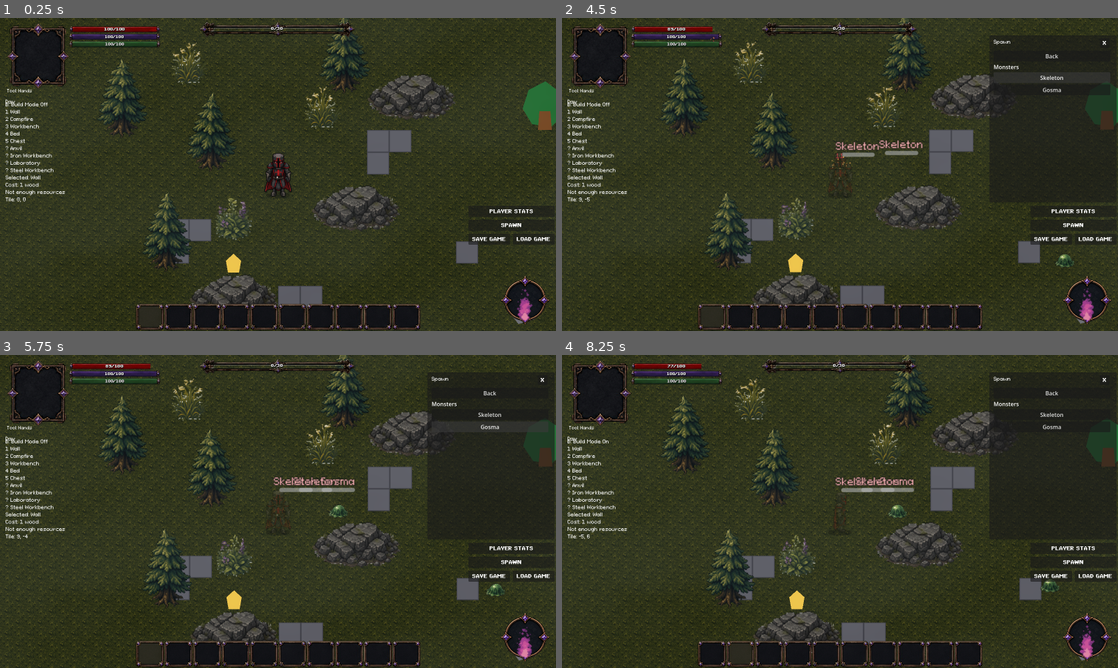
Above: before the commit, frames 1-4 (two rows, left to right).
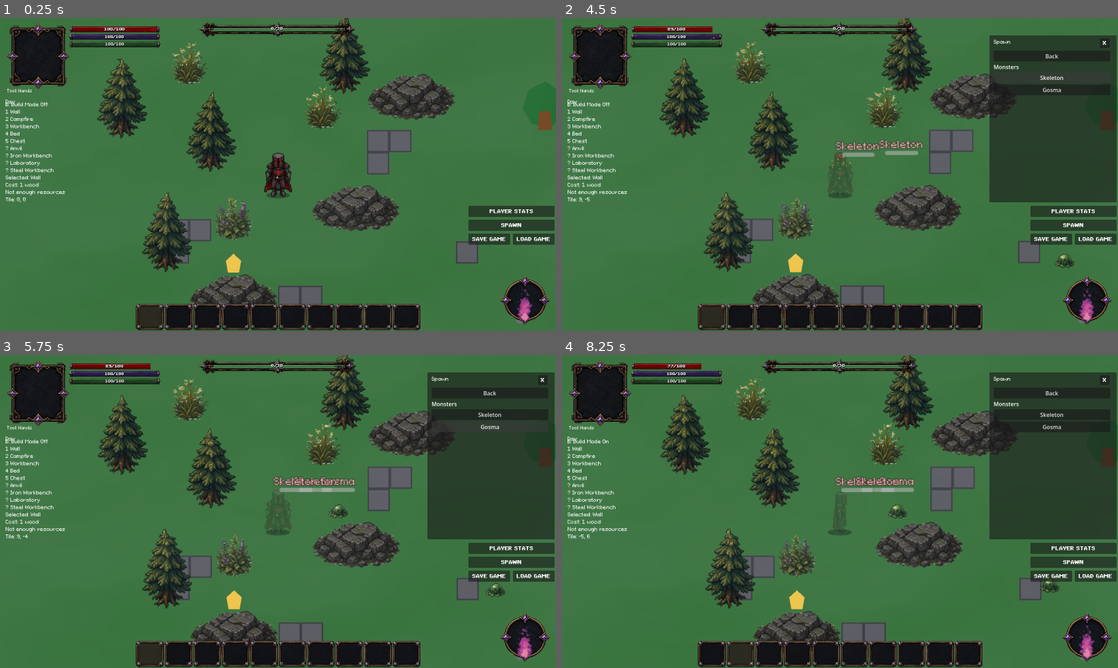
Above: after the commit, the same moments.

Repository: ramonsamagaio/Oathwake-Main
Game: Godot game, scene res://scenes/Main.tscn
Two runs of this game, one before a commit and one after it. Both use one fixed random seed, a clock stepped at 60 frames per second and the inputs below. This scene is started directly instead of the project's main scene.
Inputs (mouse positions are in pixels of both pictures, inside the frame that each line leads up to):
- Up to frame 1 (0.25 s): no input
- Up to frame 2 (4.5 s): click "PLAYER STATS" at 0.5 s; click "APPLY" at 1.25 s; click "SPAWN" at 2 s; click "Natural map spawn" at 2.75 s; click "Monsters" at 3.5 s; click "Skeleton" at 4.25 s
- Up to frame 3 (5.75 s): click "Gosma" at 5 s
- Up to frame 4 (8.25 s): tap Enter at 5.75 s; move the mouse to (962, 495) at 5.77 s; hold D 5.78-6.5 s; tap B at 5.85 s; click (962, 495) at 5.92 s; tap Space at 6.02 s; click (840, 652) at 6.5 s; click (712, 652) at 7.25 s; click (739, 652) at 8 s

The runs differ from the first frame. In frame 1, 78% of the frame differs, in the area x 0-100%, y 0-100%; in frame 2, 74%; in frame 3, 73%; in frame 4, 73%.

Commit message:
Use static atlas for legacy world tiles

Diff:
--- a/scripts/World.gd
+++ b/scripts/World.gd
@@ -1,7 +1,7 @@
 extends Node2D
 
 const TerrainMapScript = preload("res://scripts/world/TerrainMap.gd")
-const SpriteResolverScript = preload("res://scripts/systems/SpriteResolver.gd")
+const LEGACY_WORLD_ATLAS: Texture2D = preload("res://assets/generated/legacy_world_tiles.svg")
 const SOURCE_ID := 0
 const TERRAIN_TYPE_CUSTOM_DATA := "terrain_type"
 const TERRAIN_GRASS := "grass"
@@ -28,7 +28,6 @@
 @export var tile_size: Vector2i = Vector2i(32, 32)
 
 var terrain_map := TerrainMapScript.new()
-var sprite_resolver := SpriteResolverScript.new()
 
 @onready var ground_layer: TileMapLayer = $GroundLayer
 @onready var obstacle_layer: TileMapLayer = $ObstacleLayer
@@ -46,22 +45,8 @@
 
 
 func _create_tile_set() -> TileSet:
-	var image := Image.create(tile_size.x * 6, tile_size.y, false, Image.FORMAT_RGBA8)
-	_fill_terrain_tile(image, 0, TERRAIN_GRASS, Color(0.22, 0.45, 0.24))
-	_fill_tile(image, 1, Color(0.36, 0.36, 0.39))
-	_fill_tile(image, 2, Color(0.50, 0.32, 0.18))
-	_fill_tile(image, 3, Color(0.88, 0.34, 0.10))
-	_fill_tile(image, 4, Color(0.44, 0.28, 0.14))
-	_fill_tile(image, 5, Color(0.42, 0.34, 0.62))
-	_draw_tile_border(image, 1, Color(0.24, 0.24, 0.27))
-	_draw_tile_border(image, 2, Color(0.30, 0.18, 0.10))
-	_draw_tile_border(image, 3, Color(0.45, 0.14, 0.04))
-	_draw_tile_border(image, 4, Color(0.20, 0.12, 0.06))
-	_draw_tile_border(image, 5, Color(0.22, 0.17, 0.36))
-
-	var texture := ImageTexture.create_from_image(image)
 	var atlas_source := TileSetAtlasSource.new()
-	atlas_source.texture = texture
+	atlas_source.texture = LEGACY_WORLD_ATLAS
 	atlas_source.texture_region_size = tile_size
 	atlas_source.create_tile(GROUND_TILE)
 	atlas_source.create_tile(ROCK_TILE)
@@ -132,47 +117,3 @@
 
 func get_tile_type_at_position(global_position: Vector2) -> String:
 	return terrain_map.get_tile_type_at_position(ground_layer, global_position)
-
-
-func _fill_tile(image: Image, tile_index: int, color: Color) -> void:
-	var start_x := tile_index * tile_size.x
-
-	for x in range(start_x, start_x + tile_size.x):
-		for y in range(tile_size.y):
-			image.set_pixel(x, y, color)
-
-
-func _fill_terrain_tile(image: Image, tile_index: int, terrain_type_id: String, fallback_color: Color) -> void:
-	var terrain_texture := sprite_resolver.get_texture_for_terrain_type(terrain_type_id)
-	if terrain_texture == null:
-		_fill_tile(image, tile_index, fallback_color)
-		_draw_tile_border(image, tile_index, fallback_color.darkened(0.2))
-		return
-
-	var terrain_image: Image = terrain_texture.get_image()
-	if terrain_image == null:
-		_fill_tile(image, tile_index, fallback_color)
-		_draw_tile_border(image, tile_index, fallback_color.darkened(0.2))
-		return
-
-	var tile_image: Image = terrain_image.duplicate()
-	tile_image.convert(Image.FORMAT_RGBA8)
-	if tile_image.get_size() != tile_size:
-		tile_image.resize(tile_size.x, tile_size.y, Image.INTERPOLATE_NEAREST)
-
-	var destination := Vector2i(tile_index * tile_size.x, 0)
-	image.blit_rect(tile_image, Rect2i(Vector2i.ZERO, tile_size), destination)
-
-
-func _draw_tile_border(image: Image, tile_index: int, color: Color) -> void:
-	var start_x := tile_index * tile_size.x
-	var end_x := start_x + tile_size.x - 1
-	var end_y := tile_size.y - 1
-
-	for x in range(start_x, start_x + tile_size.x):
-		image.set_pixel(x, 0, color)
-		image.set_pixel(x, end_y, color)
-
-	for y in range(tile_size.y):
-		image.set_pixel(start_x, y, color)
-		image.set_pixel(end_x, y, color)
